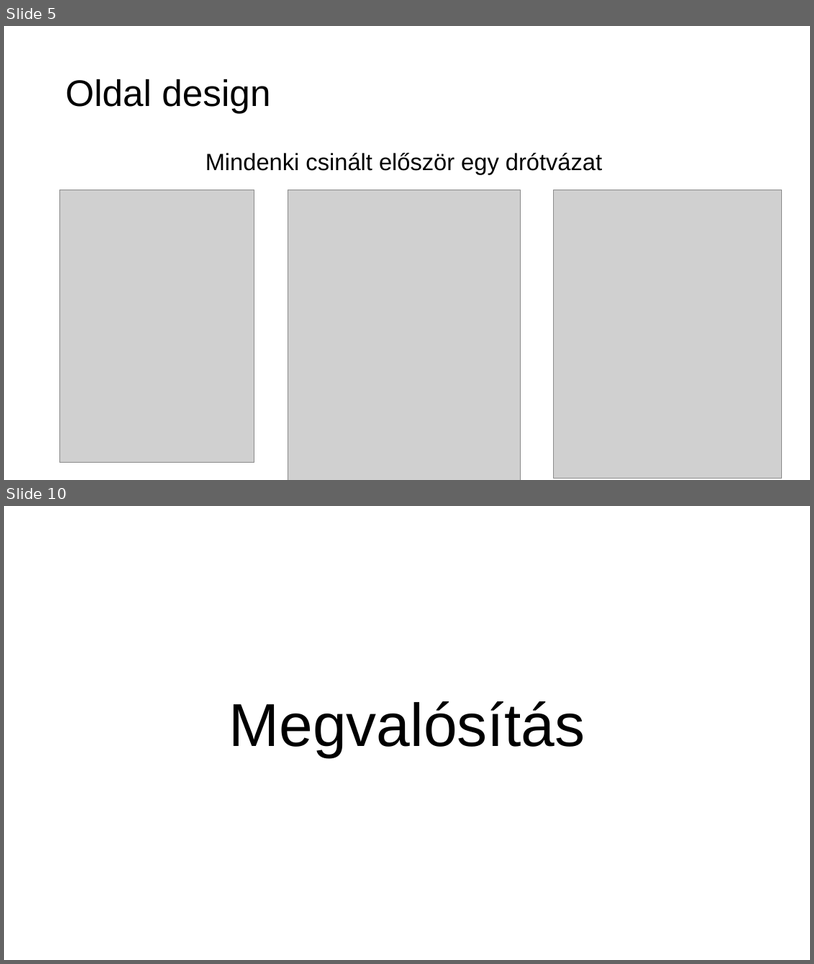
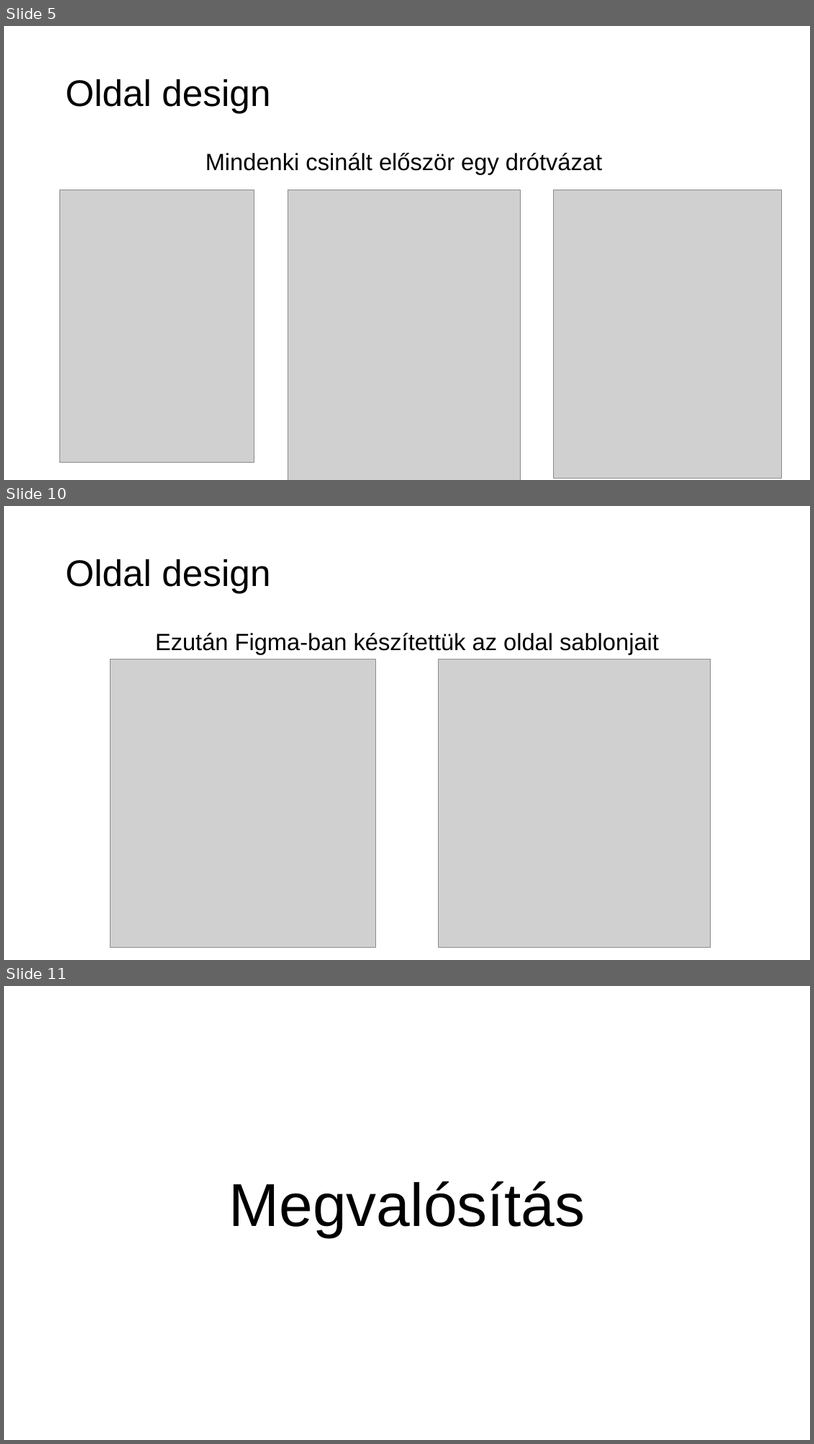
Before and after one commit to verbence/webes-projekt, a slide deck: PPT/tztpvb_barkacs.pptx. Shown one above the other, each under a label of ours: slides 5 and 10 before the commit, slides 5, 10 and 11 after it; the slides between them are not shown. The pictures are 814x964 and 814x1444 pixels, drawn with LibreOffice and Linux fonts; fonts in the diff are those of the drawing; grey boxes stand for pictures. Boxes give left, top, right and bottom in pixels: in the first picture for what was removed or moved away, otherwise in the second. Text is boxed around its words. In the diff, an @@ line names an element or a change of style, - is before the commit and + after.

```diff
--- a/PPT/tztpvb_barkacs.pptx
+++ b/PPT/tztpvb_barkacs.pptx
@@ slide 10 added at (x1=4, y1=506, x2=810, y2=960), background #FFFFFF @@
@@ title added at (x1=65, y1=559, x2=270, y2=593), 44 pt, text #000000 @@
+Oldal design
@@ text added at (x1=155, y1=633, x2=659, y2=654), 28 pt, text #000000 @@
+Ezután Figma-ban készítettük az oldal sablonjait
@@ picture added at (x1=110, y1=659, x2=376, y2=947) @@
@@ picture added at (x1=438, y1=659, x2=711, y2=947) @@
@@ what was slide 10 is now slide 11 @@
```
Also in this commit, not shown: 4 slides changed, 5 other slides added, 5 slides removed.
